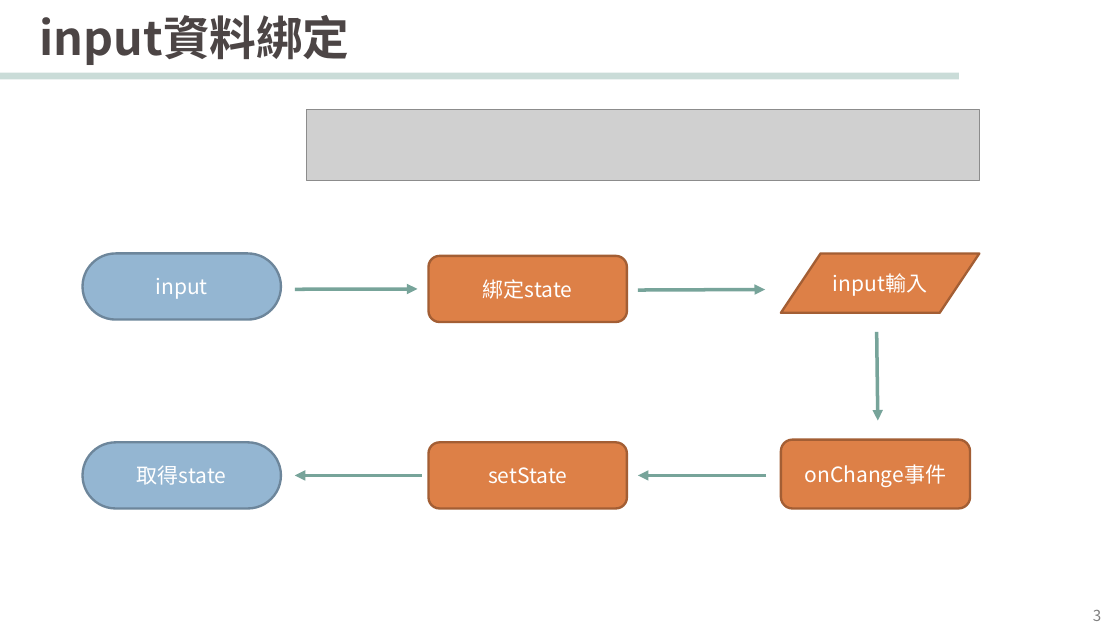
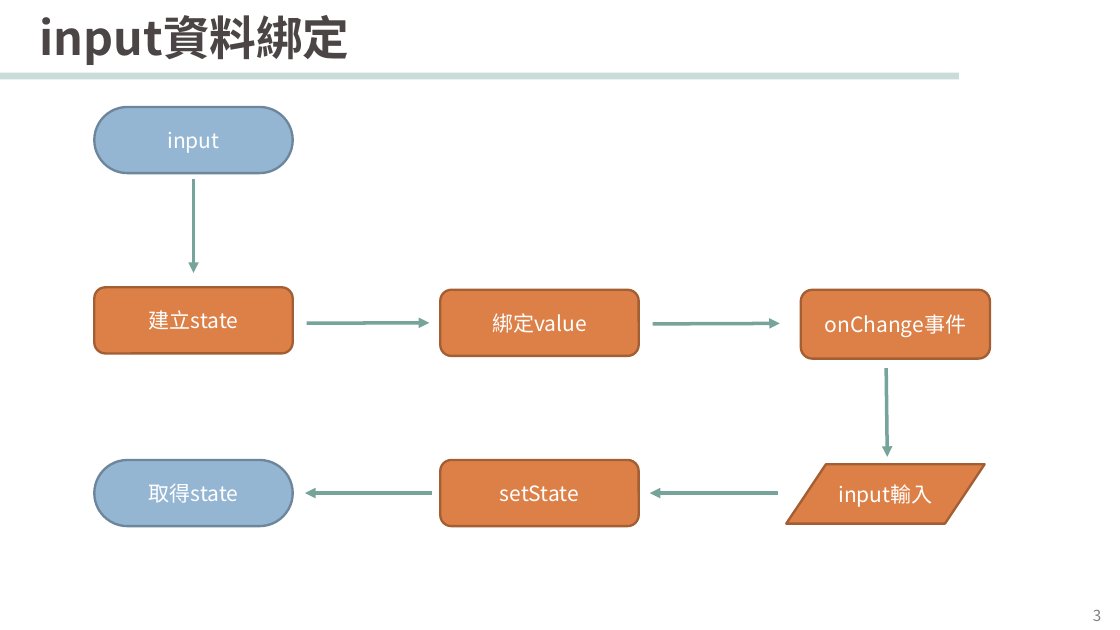
Before and after one commit to leeyouyi/course, a slide deck: slide 3 of 講義/第五堂課React-form.pptx. Drawn at 1120x630 pixels with LibreOffice and Linux fonts; fonts in the diff are those of the drawing; grey boxes stand for pictures; background and template pictures are left out. Boxes give left, top, right and bottom in pixels: in the first picture for what was removed or moved away, otherwise in the second. Text is boxed around its words. In the diff, an @@ line names an element or a change of style, - is before the commit and + after.

```diff
--- a/講義/第五堂課React-form.pptx
+++ b/講義/第五堂課React-form.pptx
@@ rounded rectangle "input" moved from (x1=82, y1=254, x2=281, y2=320) to (x1=94, y1=107, x2=292, y2=173) @@
@@ picture removed at (x1=307, y1=109, x2=980, y2=180) @@
@@ arrow added from (193, 179) to (193, 273), #77A49A 3 pt @@
@@ rounded rectangle added at (x1=94, y1=287, x2=292, y2=354), fill #DD8047, outline #A35F35 2 pt, 18 pt, text #FFFFFF @@
+建立state
@@ 2 arrows, 1 rounded rectangle moved together from (x1=295, y1=256, x2=878, y2=421) to (x1=307, y1=290, x2=887, y2=457) @@
@@ rounded rectangle "onChange事件" moved from (x1=781, y1=439, x2=970, y2=508) to (x1=801, y1=290, x2=990, y2=359) @@
@@ text in rounded rectangle at (x1=492, y1=313, x2=587, y2=333): text changed @@
-綁定state
+綁定value
@@ arrow moved from (638, 290) - (765, 290) to (653, 324) - (780, 323) @@
@@ flow chart input output "input輸入" moved from (x1=781, y1=254, x2=980, y2=313) to (x1=786, y1=465, x2=985, y2=524) @@
@@ 2 rounded rectangles, 2 arrows moved together from (x1=82, y1=443, x2=766, y2=509) to (x1=94, y1=460, x2=778, y2=527) @@
```
Also in this commit, not shown: 1 other slide changed, 5 other files.
